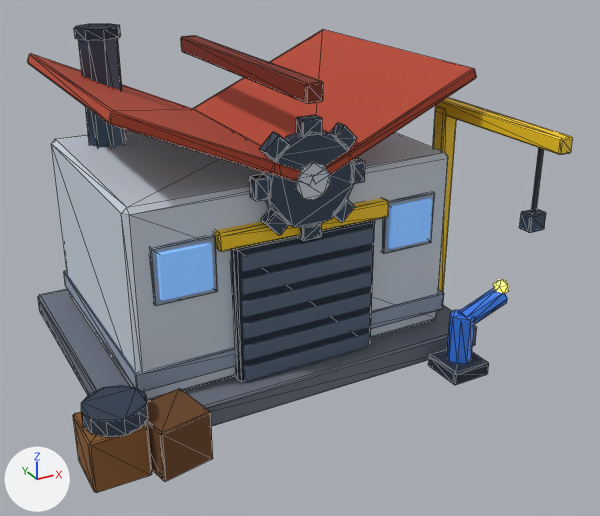
An edit to the glTF model src/assets/models/workshop.glb, drawn before and after from the same camera.
Both versions are drawn from a camera (50 mm lens) standing at (-7.05, -15.17, 9.07) and looking at (0.33, -1.77, 2.37). The lights are fixed; the arrows at lower left show +X, +Y and +Z. The older version comes first. Mesh edges are drawn as thin lines on the coarser meshes. Where no turn or scale is listed for an object, it has been applied to the vertices. Vertices at exactly the same position are counted once.

The first picture shows 'g_m_1e293b', 'g_m_475569', 'g_m_64748b', 'g_m_6b4423', 'g_m_6b7280', 'g_m_7a2a1a', 'g_m_8a5a2b', 'g_m_93c5fd_e', 'g_m_94a3b8', 'g_m_b4432b', 'g_m_cbd5e1', 'g_m_facc15' and 3 more.
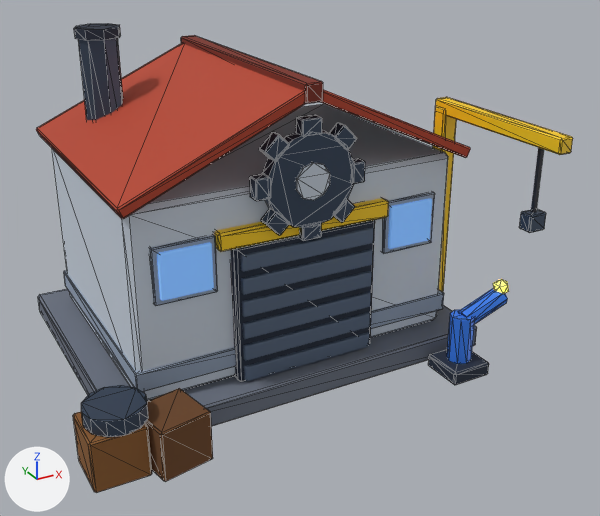
Location of each change, (x1, y1, x2, y2) in pixels of the pictures (600 x 516 px; the box of a moved part takes in the faces that stretch with it):
'g_m_b4432b', reshaped (15% taller): before (27, 29, 477, 182); after (36, 43, 470, 219)
part 1 of me_cube_003, moved or reshaped: before (27, 54, 300, 182); after (36, 43, 306, 219)
part 2 of me_cube_003, moved or reshaped: before (193, 29, 477, 175); after (321, 90, 470, 158)

The change in detail:
me_cube_003 has 48 vertices, 88 faces and spans x -3.59..3.59, y -2.85..2.85, z 4.27..6.03.
me_cube_003 is used by ob_g_m_b4432b; location (0.0, 0.0, 0.0).
me_cube_003 part 1: the loose piece of 24 vertices spanning x -3.59..0.03, y -2.85..2.85, z 4.27..6.03 is turned -48 degrees about the y axis through its middle.
me_cube_003 part 2: the loose piece of 24 vertices spanning x -0.03..3.59, y -2.85..2.85, z 4.27..6.03 is turned 48 degrees about the y axis through its middle.
